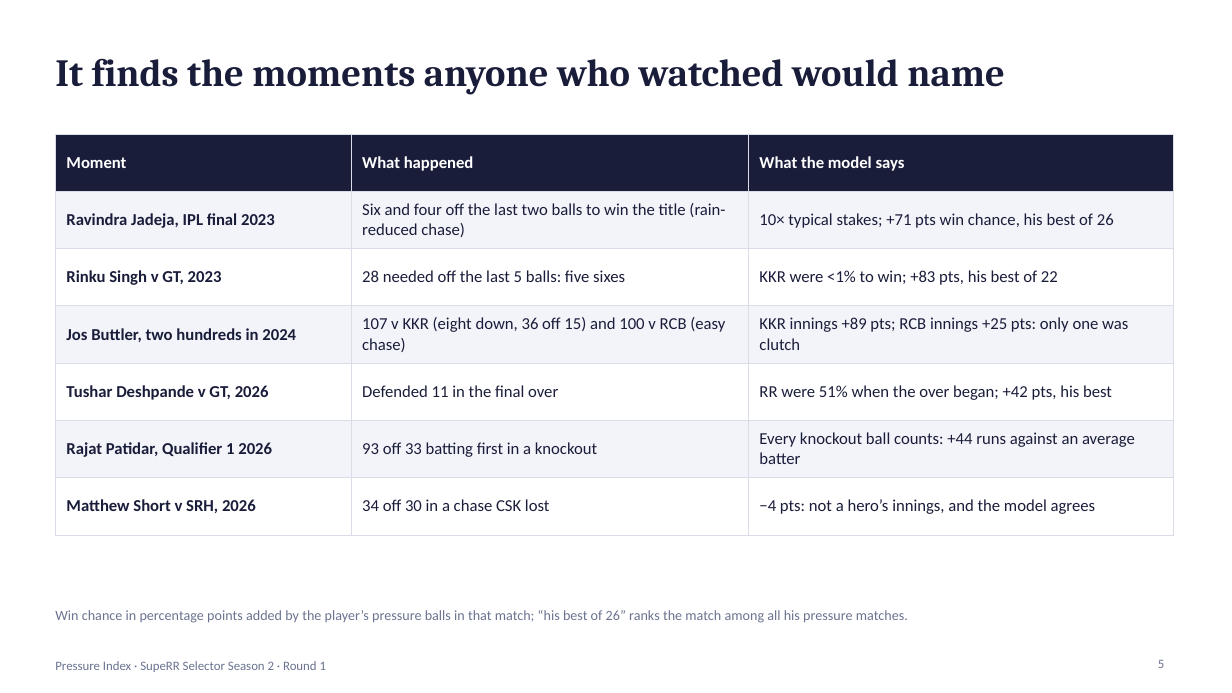
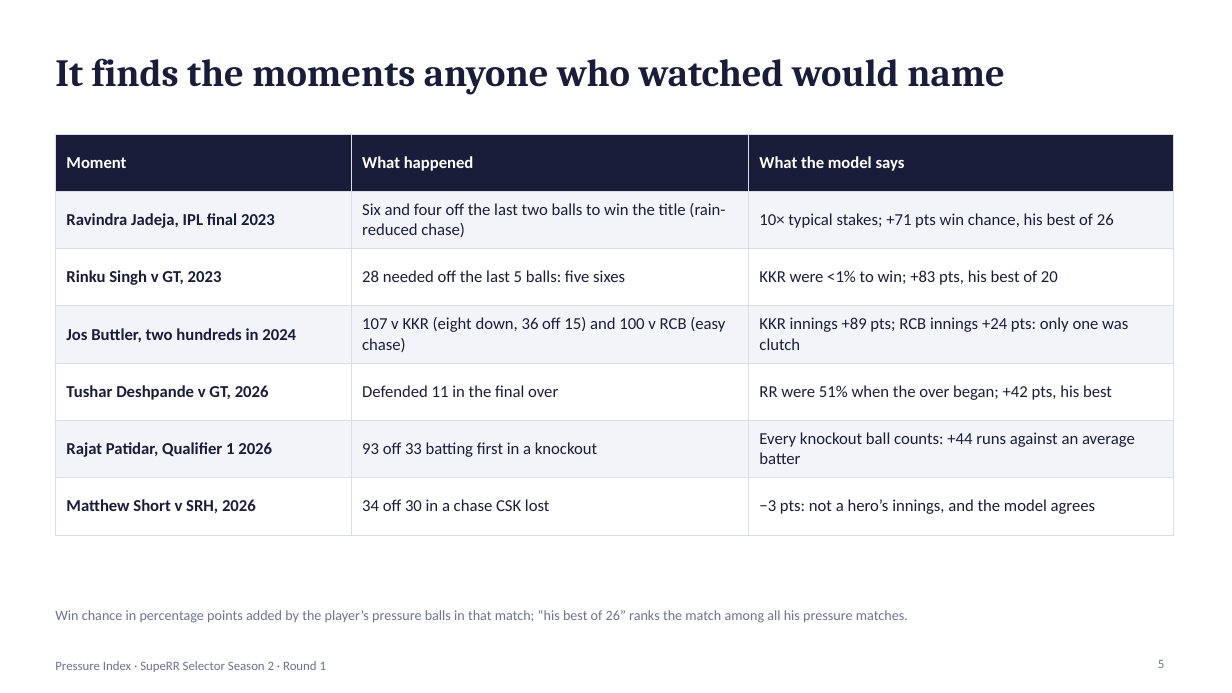
Before and after one commit to AnshBhavsar1654/Pressure-Index, a slide deck: slide 5 of Pressure_Index_RR_2027.pptx. Drawn at 1232x693 pixels with LibreOffice and Linux fonts; fonts in the diff are those of the drawing. Boxes give left, top, right and bottom in pixels: in the first picture for what was removed or moved away, otherwise in the second. Text is boxed around its words. In the diff, an @@ line names an element or a change of style, - is before the commit and + after.

```diff
--- a/Pressure_Index_RR_2027.pptx
+++ b/Pressure_Index_RR_2027.pptx
@@ table at (x1=55, y1=134, x2=1174, y2=518) @@
-row 3, column 3: KKR were <1% to win; +83 pts, his best of 22
+row 3, column 3: KKR were <1% to win; +83 pts, his best of 20
-row 4, column 3: KKR innings +89 pts; RCB innings +25 pts: only one was clutch
+row 4, column 3: KKR innings +89 pts; RCB innings +24 pts: only one was clutch
-row 7, column 3: −4 pts: not a hero’s innings, and the model agrees
+row 7, column 3: −3 pts: not a hero’s innings, and the model agrees
```
Also in this commit, not shown: 13 other slides changed, 1 slide removed, 23 other files.
